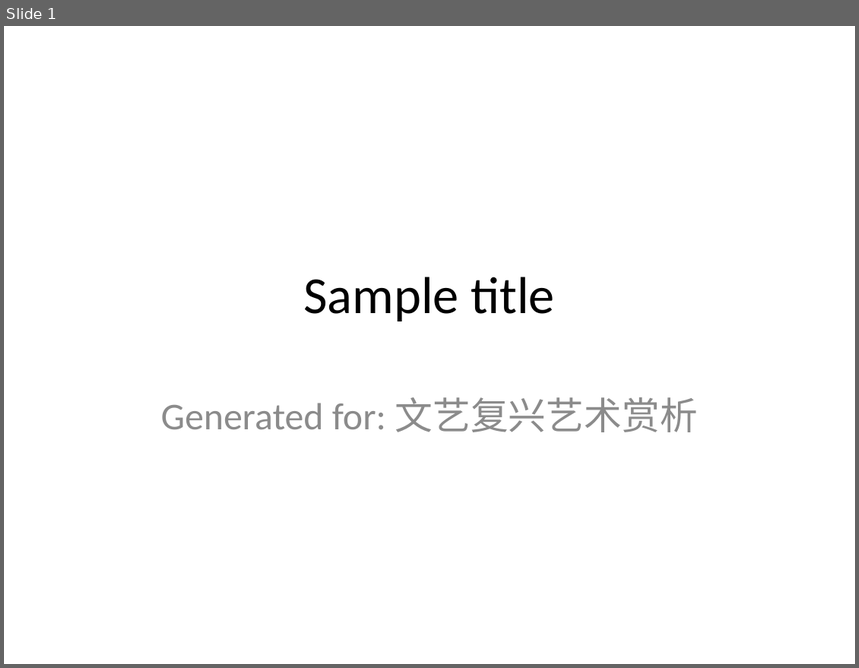
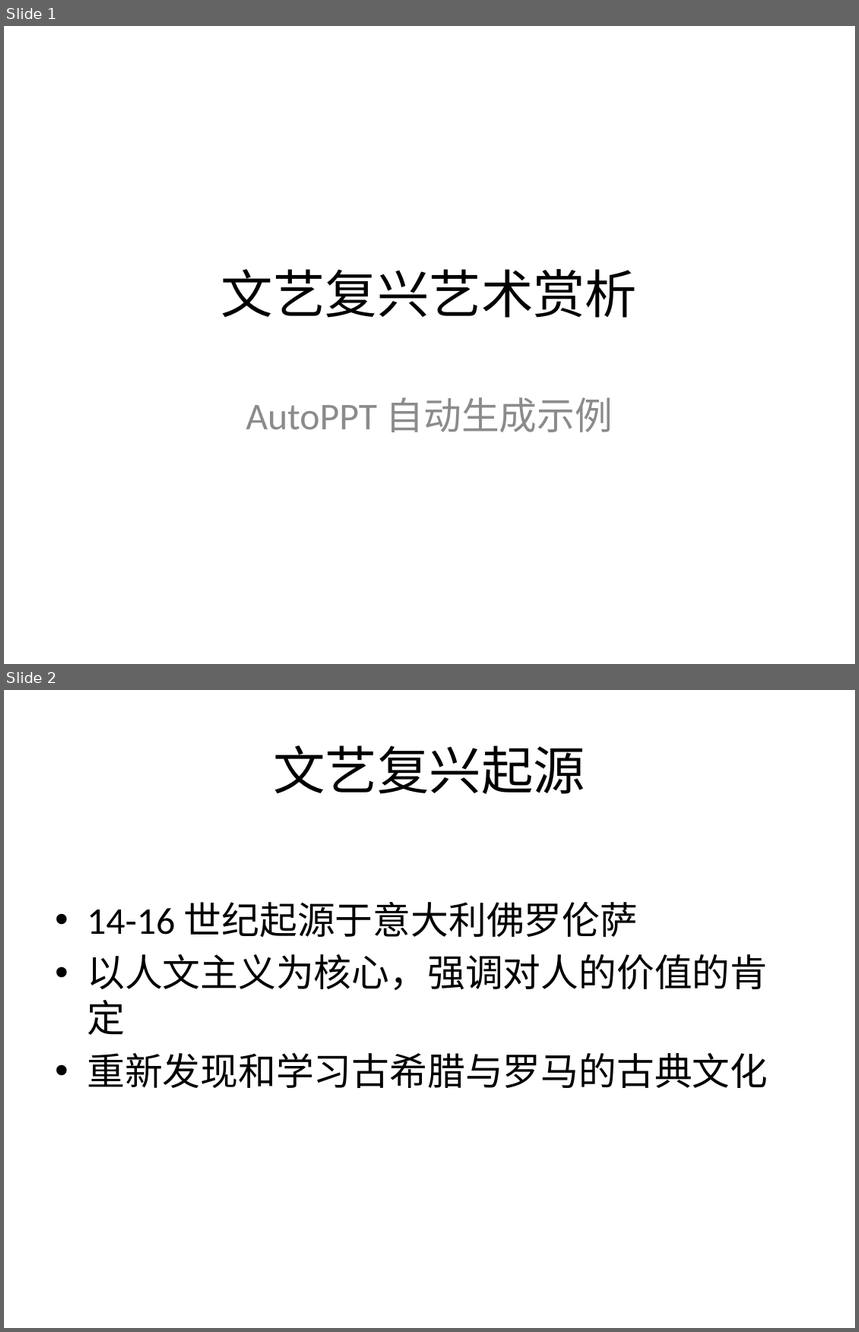
Before and after one commit to yeasy/AutoPPT, a slide deck: samples/cn_art.pptx. Shown one above the other, each under a label of ours: slide 1 before the commit, slides 1 and 2 after it. The pictures are 859x668 and 859x1332 pixels, drawn with LibreOffice and Linux fonts; fonts in the diff are those of the drawing. Boxes give left, top, right and bottom in pixels: in the first picture for what was removed or moved away, otherwise in the second. Text is boxed around its words. In the diff, an @@ line names an element or a change of style, - is before the commit and + after.

```diff
--- a/samples/cn_art.pptx
+++ b/samples/cn_art.pptx
@@ slide 2 added at [4,690,855,1328], background #FFFFFF @@
@@ title added at [273,745,585,794], 44 pt, text #000000 @@
+文艺复兴起源
@@ text added at [87,902,768,1088], 32 pt, text #000000 @@
+• 14-16 世纪起源于意大利佛罗伦萨
+• 以人文主义为核心，强调对人的价值的肯定
+• 重新发现和学习古希腊与罗马的古典文化
@@ slide 1 changed as well @@
@@ title at [221,269,637,318]: text changed @@
-Sample title
+文艺复兴艺术赏析
@@ subtitle at [246,398,614,433]: text changed @@
-Generated for: 文艺复兴艺术赏析
+AutoPPT 自动生成示例
```
Also in this commit, not shown: 2 other slides added, 4 slides removed, 7 other files.
